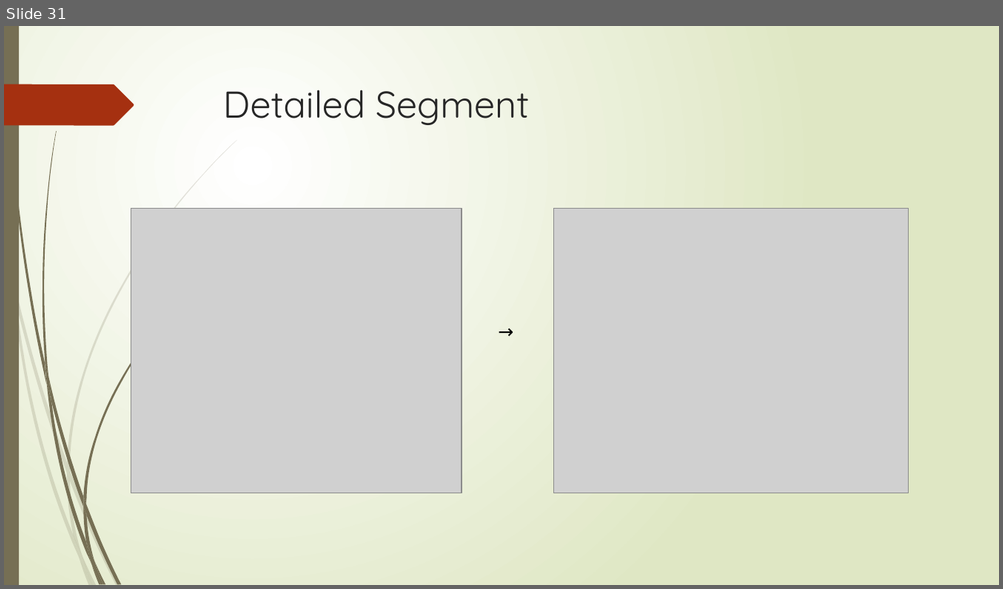
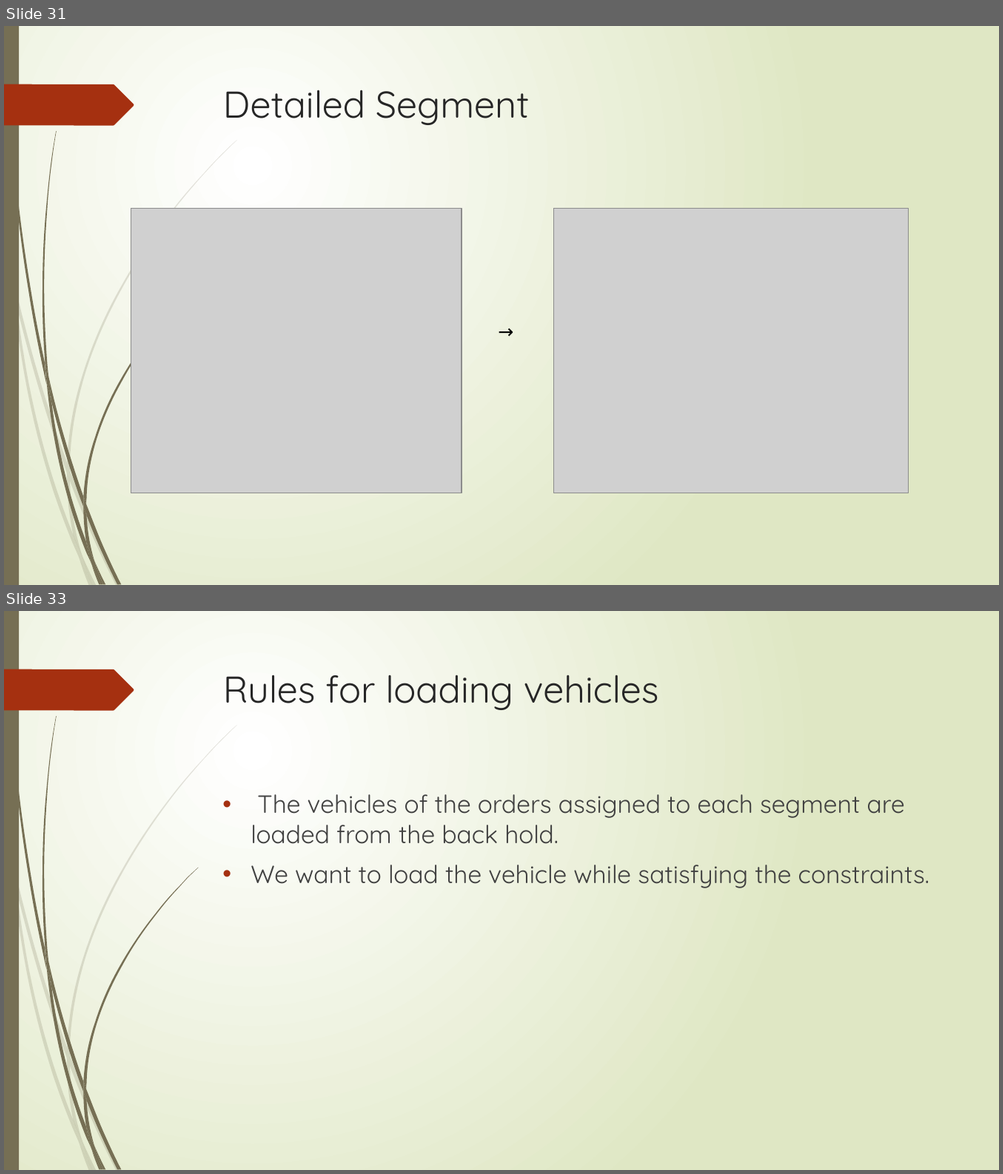
Before and after one commit to r-kurosu/kline_new, a slide deck: 竹田_合同研究会.pptx. Shown one above the other, each under a label of ours: slide 31 before the commit, slides 31 and 33 after it; the slides between them are not shown. The pictures are 1003x589 and 1003x1174 pixels, drawn with LibreOffice and Linux fonts; fonts in the diff are those of the drawing; grey boxes stand for pictures. Boxes give left, top, right and bottom in pixels: in the first picture for what was removed or moved away, otherwise in the second. Text is boxed around its words. In the diff, an @@ line names an element or a change of style, - is before the commit and + after.

```diff
--- a/竹田_合同研究会.pptx
+++ b/竹田_合同研究会.pptx
@@ slide 33 added at bbox=[4, 611, 999, 1170], background gradient #FFFFFF to #DFE8C4; not listed: 24 template elements that a slide beside it also shows @@
@@ title added at bbox=[223, 675, 658, 710], 36 pt, text #262626 @@
+Rules for loading vehicles
@@ text added at bbox=[250, 795, 929, 889], 24 pt, text #404040 @@
+• The vehicles of the orders assigned to each segment are loaded from the back hold.
+• We want to load the vehicle while satisfying the constraints.
```
Also in this commit, not shown: 3 slides changed, 2 other slides added.
